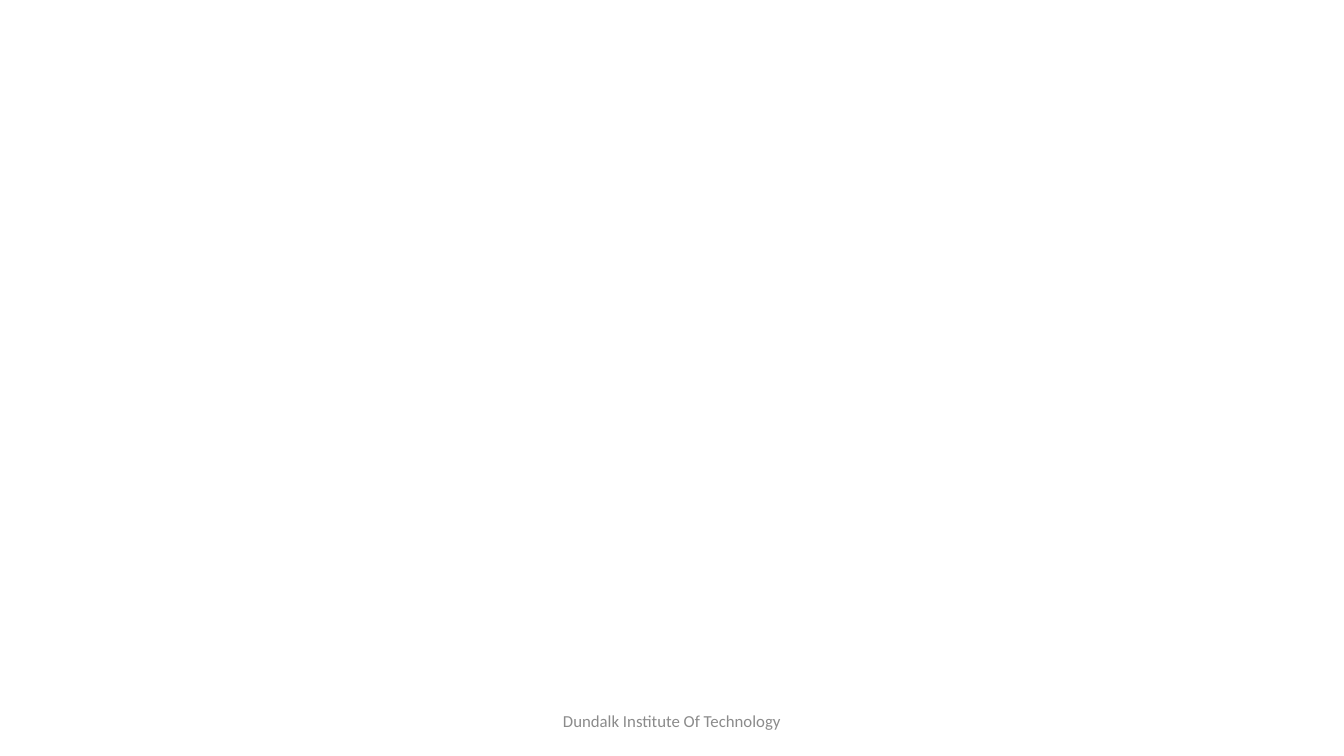
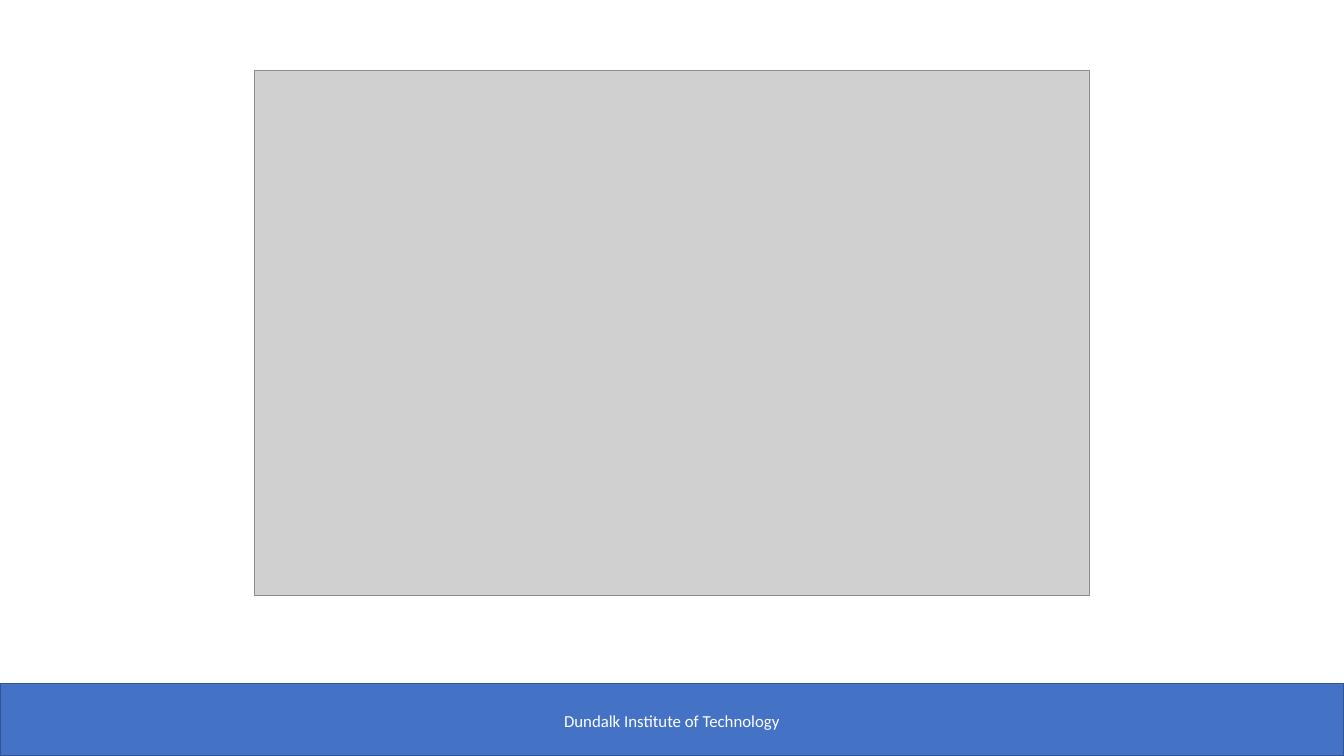
Before and after one commit to sujilkumarkm/desertion_dkit_msc_2022_sep, a slide deck: slide 8 of mani_sujil_dessertation_ppt.pptx (slide 9 before the commit). Drawn at 1344x756 pixels with LibreOffice and Linux fonts; fonts in the diff are those of the drawing; grey boxes stand for pictures; background and template pictures are left out. Boxes give left, top, right and bottom in pixels: in the first picture for what was removed or moved away, otherwise in the second. Text is boxed around its words. In the diff, an @@ line names an element or a change of style, - is before the commit and + after.

```diff
--- a/mani_sujil_dessertation_ppt.pptx
+++ b/mani_sujil_dessertation_ppt.pptx
@@ picture added at <box>255,71,1090,596</box> @@
@@ rectangle added at <box>0,684,1344,756</box>, fill #4472C4, outline #325491 1 pt @@
@@ text at <box>564,715,780,730</box>: text changed; text colour #8C8C8C to #FFFFFF @@
-Dundalk Institute Of Technology
+Dundalk Institute of Technology
```
Also in this commit, not shown: 7 other slides changed, 4 slides added, 2 slides removed.
